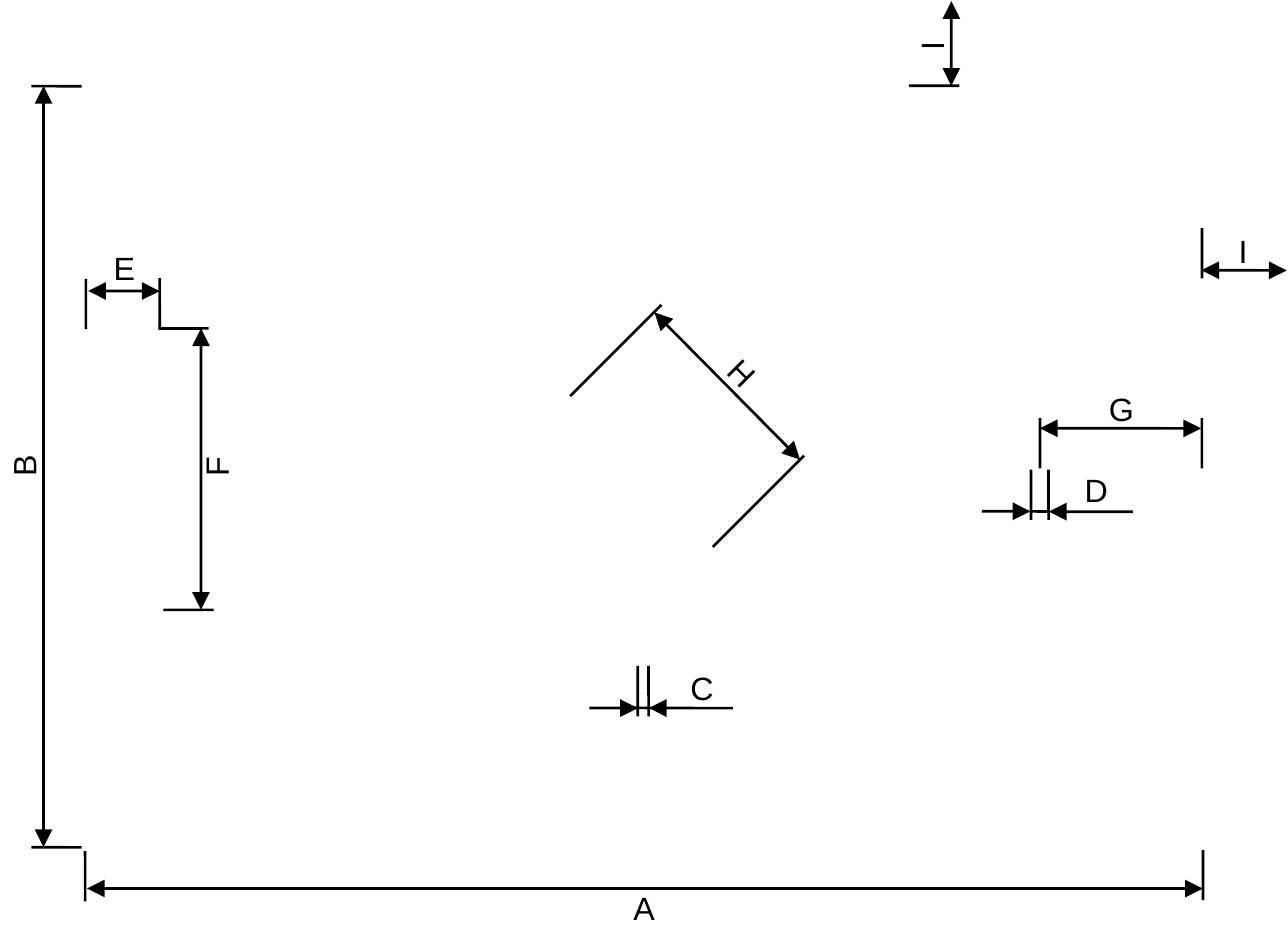
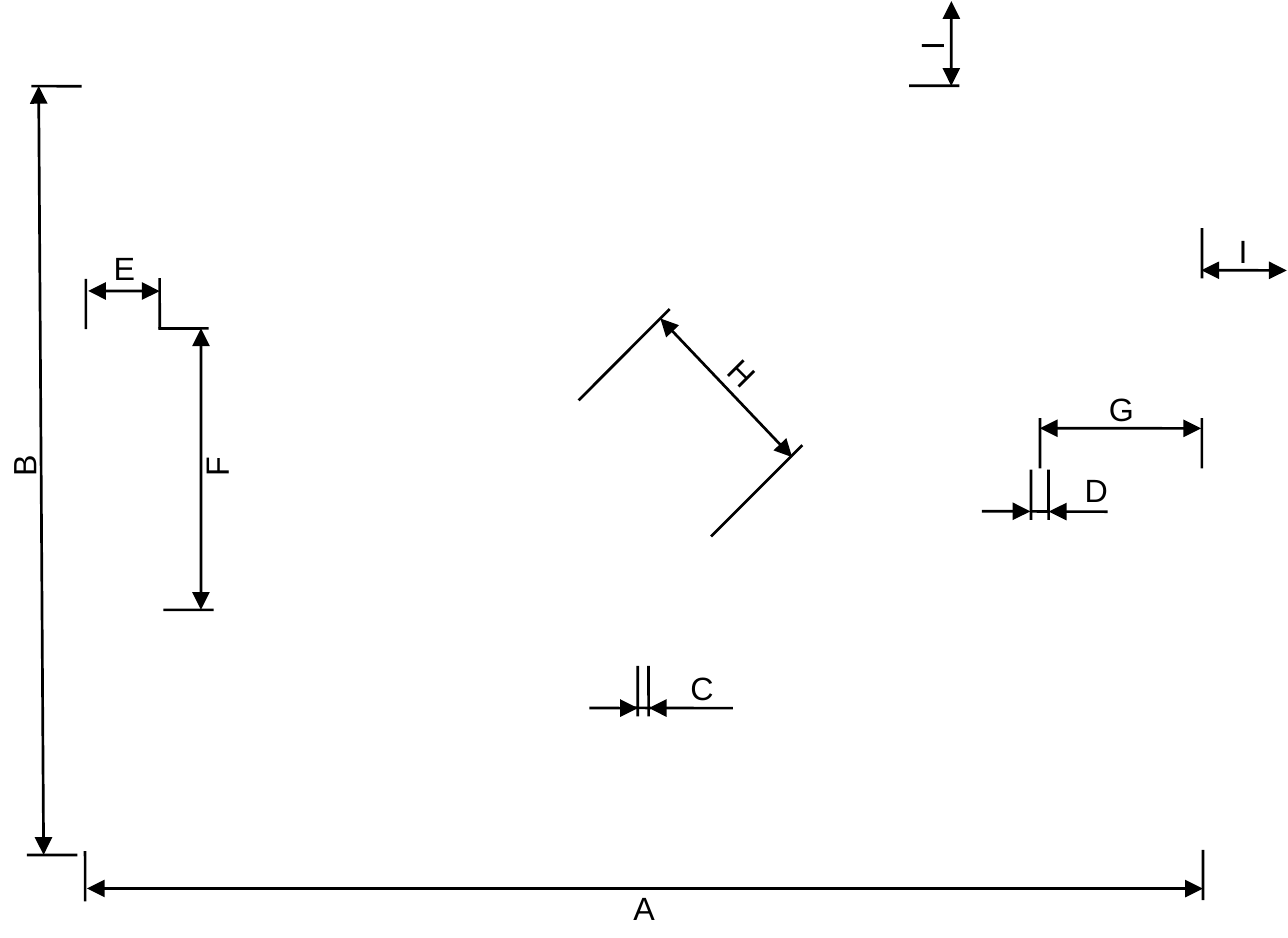
Before and after one commit to RoboCup-SPL/Rules, a slide deck: slide 1 of figs/fieldDimensions2014.odp. Drawn at 1288x938 pixels with LibreOffice and Linux fonts; fonts in the diff are those of the drawing; background and template pictures are left out. Boxes give left, top, right and bottom in pixels: in the first picture for what was removed or moved away, otherwise in the second. Text is boxed around its words. In the diff, an @@ line names an element or a change of style, - is before the commit and + after.

```diff
--- a/figs/fieldDimensions2014.odp
+++ b/figs/fieldDimensions2014.odp
@@ double arrow moved from (44, 848) - (44, 86) to (39, 86) - (44, 855) @@
@@ line moved from (661, 305) - (571, 397) to (670, 309) - (578, 401) @@
@@ double arrow moved from (654, 313) - (800, 460) to (661, 318) - (792, 457) @@
@@ line moved from (804, 456) - (712, 547) to (802, 446) - (711, 537) @@
@@ arrow moved from (1048, 511) - (1133, 511) to (1048, 511) - (1108, 511) @@
@@ line moved from (31, 848) - (81, 848) to (27, 855) - (77, 855) @@
```
Also in this commit, not shown: 1 other file.
